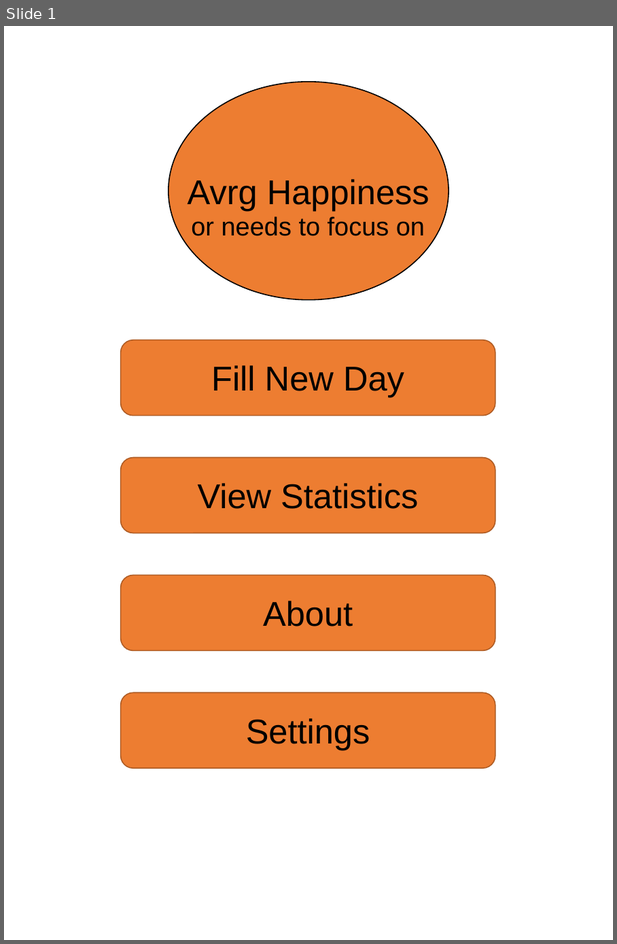
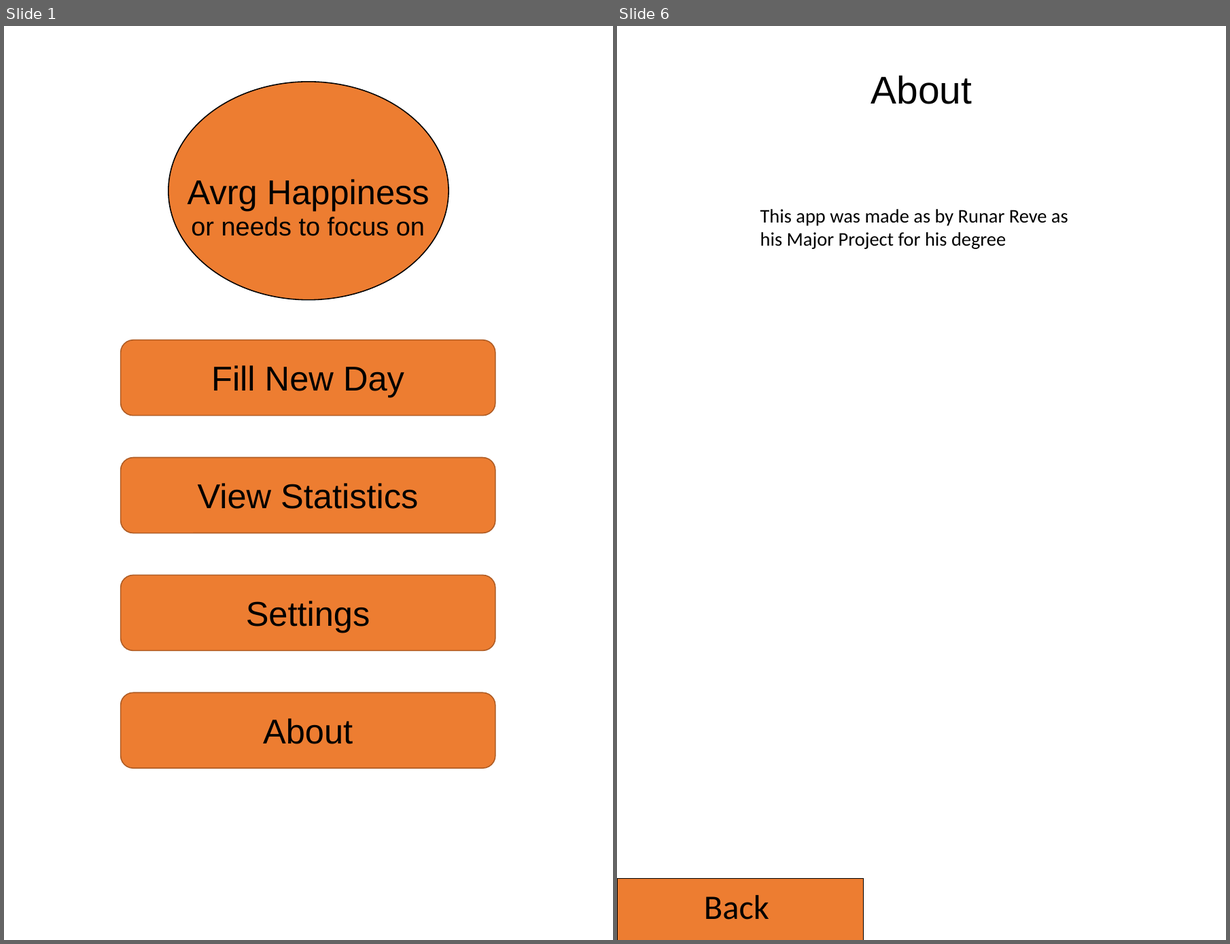
Before and after one commit to RunarReve/MoodTrackingApp, a slide deck: Documents/UI.pptx. Shown side by side, each under a label of ours: slide 1 before the commit, slides 1 and 6 after it; the slides between them are not shown. The pictures are 617x944 and 1230x944 pixels, drawn with LibreOffice and Linux fonts; fonts in the diff are those of the drawing. Boxes give left, top, right and bottom in pixels: in the first picture for what was removed or moved away, otherwise in the second. Text is boxed around its words. In the diff, an @@ line names an element or a change of style, - is before the commit and + after.

Commit message:
Setting up main page for application

```diff
--- a/Documents/UI.pptx
+++ b/Documents/UI.pptx
@@ slide 6 added at <box>617,26,1226,940</box>, background #FFFFFF @@
@@ title added at <box>871,75,973,104</box>, 36 pt, text #000000 @@
+About
@@ text added at <box>760,209,1069,249</box>, 18 pt, text #000000 @@
+This app was made as by Runar Reve as his Major Project for his degree
@@ rectangle added at <box>617,879,863,940</box>, fill #ED7D31, outline #000000 1 pt @@
@@ text added at <box>704,895,769,920</box>, 32 pt, text #000000 @@
+Back
@@ slide 1 changed as well @@
@@ text "Settings": place and size @@
-text "Settings" at <box>246,718,371,750</box>
+text "Settings" at <box>246,601,371,633</box>
@@ text "About": place and size @@
-text "About" at <box>263,601,353,626</box>
+text "About" at <box>263,718,353,744</box>
```
Also in this commit, not shown: 1 other slide changed, 3 other slides added, 3 slides removed, 2 other files.
